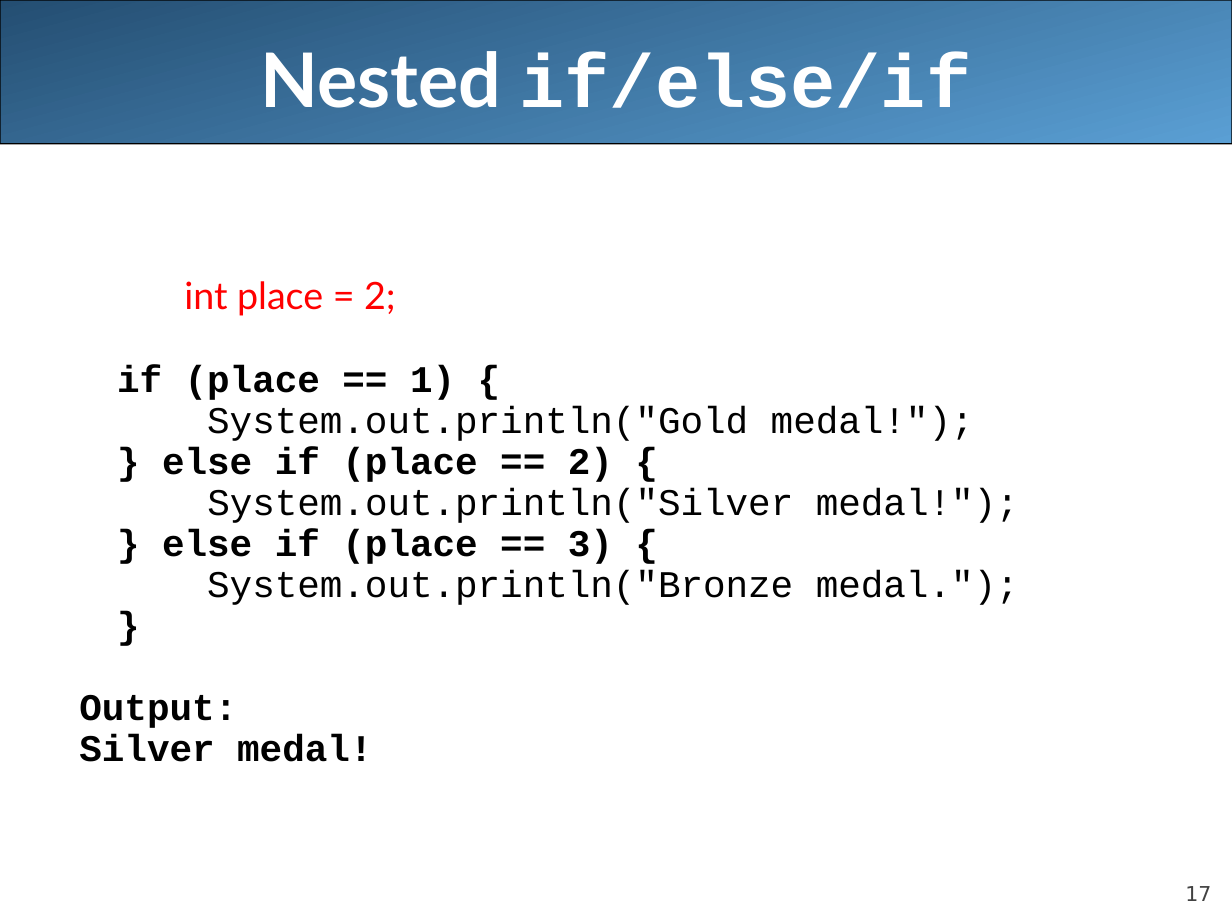
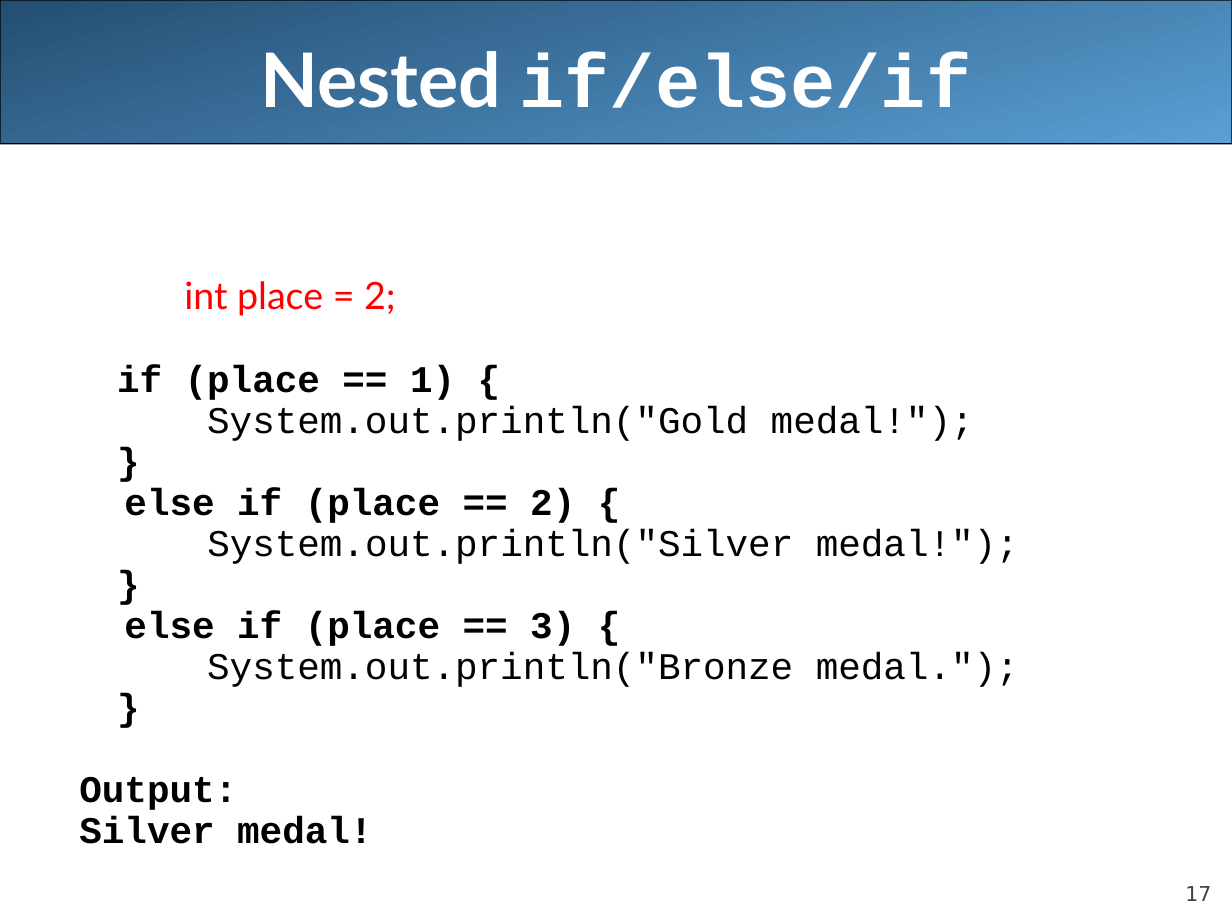
Before and after one commit to LongBaoNguyen/longbaonguyen.github.io, a slide deck: slide 17 of courses/apcsa/lecture8.ppt. Drawn at 1232x924 pixels with LibreOffice and Linux fonts; fonts in the diff are those of the drawing. Boxes give left, top, right and bottom in pixels: in the first picture for what was removed or moved away, otherwise in the second. Text is boxed around its words. In the diff, an @@ line names an element or a change of style, - is before the commit and + after.

```diff
--- a/courses/apcsa/lecture8.ppt
+++ b/courses/apcsa/lecture8.ppt
@@ text at (124,488,575,523): text changed @@
-  } else if (place == 2) {
+  }
+  else if (place == 2) {
@@ text at (124,611,575,646): text changed @@
-  } else if (place == 3) {
+  }
+  else if (place == 3) {
```
Also in this commit, not shown: 9 other slides changed, 3 other files.
